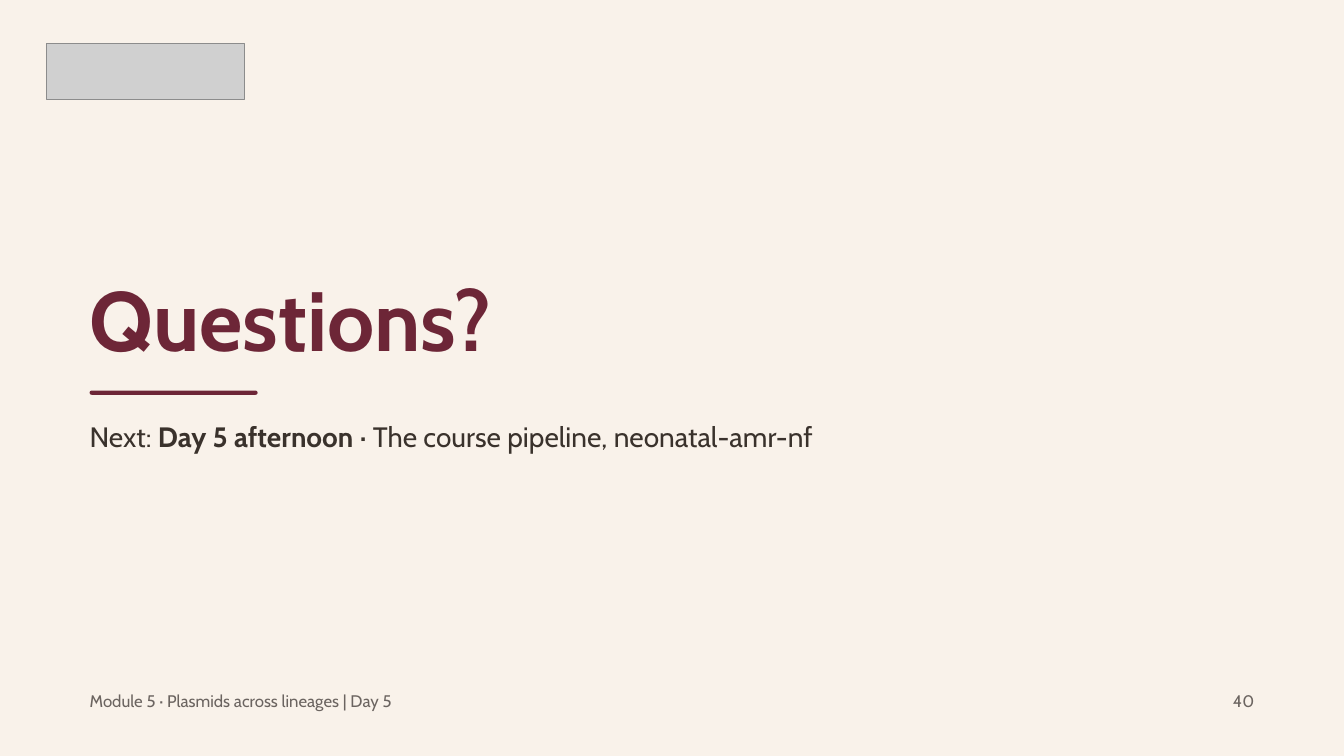
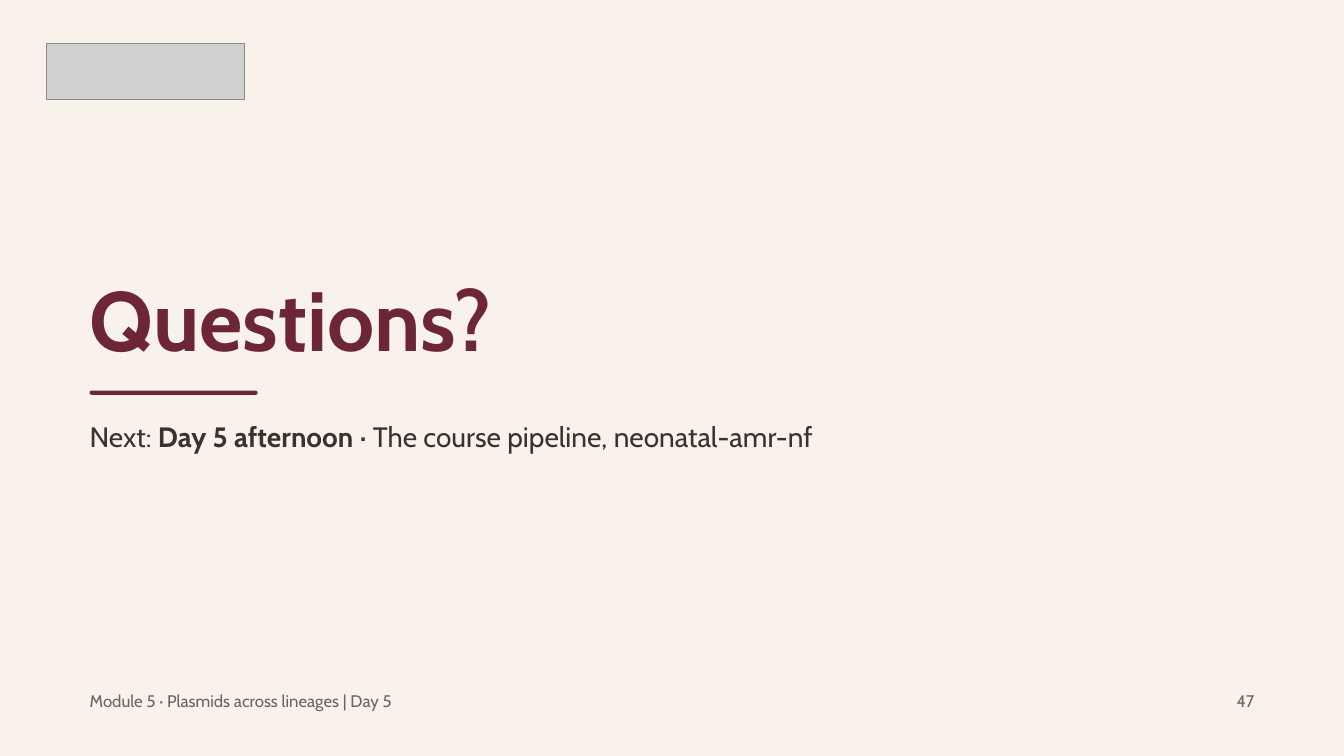
Before and after one commit to ILRI-Genomics-Platform/klebgen-africacdc-ilri, a slide deck: slide 47 of slides/Module 4 Genotype, phenotype and plasmids.pptx (slide 40 before the commit). Drawn at 1344x756 pixels with LibreOffice and Linux fonts; fonts in the diff are those of the drawing; grey boxes stand for pictures. Boxes give left, top, right and bottom in pixels: in the first picture for what was removed or moved away, otherwise in the second. Text is boxed around its words. In the diff, an @@ line names an element or a change of style, - is before the commit and + after.

```diff
--- a/slides/Module 4 Genotype, phenotype and plasmids.pptx
+++ b/slides/Module 4 Genotype, phenotype and plasmids.pptx
@@ text at (1237,695,1255,707): text changed @@
-40
+47
```
Also in this commit, not shown: 26 other slides changed, 7 slides added, 1 other file.
